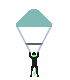
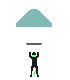
Comparing the layer stacks of the two 70px x 80px images. Changes:
painted on "para copy" over [38, 27, 52, 52]
painted on "para" over [16, 27, 30, 52]
removed layer "Shape 1 copy" over [37, 27, 52, 53]
removed layer "Shape 1" over [16, 27, 31, 53]
